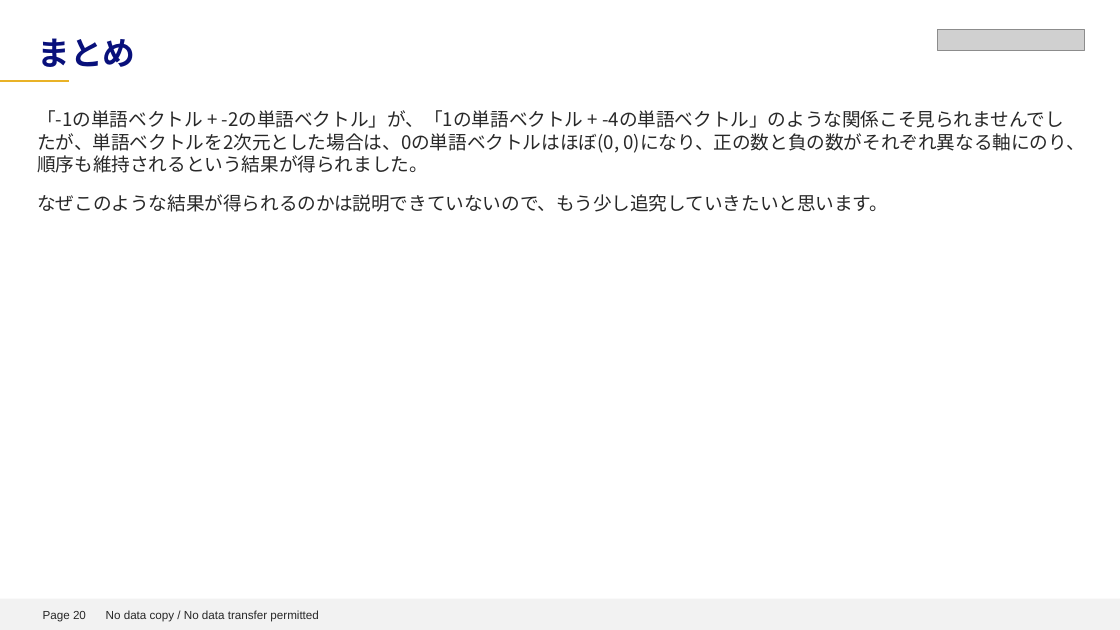
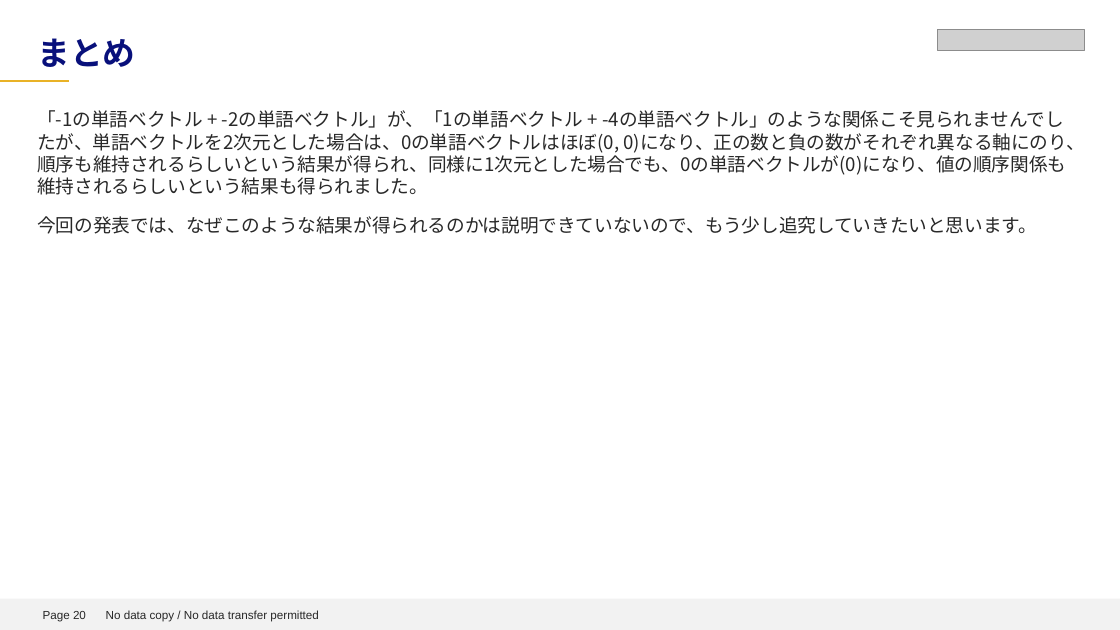
Before and after one commit to sunday-robot/DeepLerningKot, a slide deck: slide 20 of word2vecの紹介2.pptx. Drawn at 1120x630 pixels with LibreOffice and Linux fonts; fonts in the diff are those of the drawing; grey boxes stand for pictures; background and template pictures are left out. Boxes give left, top, right and bottom in pixels: in the first picture for what was removed or moved away, otherwise in the second. Text is boxed around its words. In the diff, an @@ line names an element or a change of style, - is before the commit and + after.

```diff
--- a/word2vecの紹介2.pptx
+++ b/word2vecの紹介2.pptx
@@ text at (37,110,1085,234): text changed @@
-      「-1の単語ベクトル + -2の単語ベクトル」が、「1の単語ベクトル + -4の単語ベクトル」のような関係こそ見られませんでしたが、単語ベクトルを2次元とした場合は、0の単語ベクトルはほぼ(0, 0)になり、正の数と負の数がそれぞれ異なる軸にのり、順序も維持されるという結果が得られました。
-      なぜこのような結果が得られるのかは説明できていないので、もう少し追究していきたいと思います。
+      「-1の単語ベクトル + -2の単語ベクトル」が、「1の単語ベクトル + -4の単語ベクトル」のような関係こそ見られませんでしたが、単語ベクトルを2次元とした場合は、0の単語ベクトルはほぼ(0, 0)になり、正の数と負の数がそれぞれ異なる軸にのり、順序も維持されるらしいという結果が得られ、同様に1次元とした場合でも、0の単語ベクトルが(0)になり、値の順序関係も維持されるらしいという結果も得られました。
+      今回の発表では、なぜこのような結果が得られるのかは説明できていないので、もう少し追究していきたいと思います。
```
